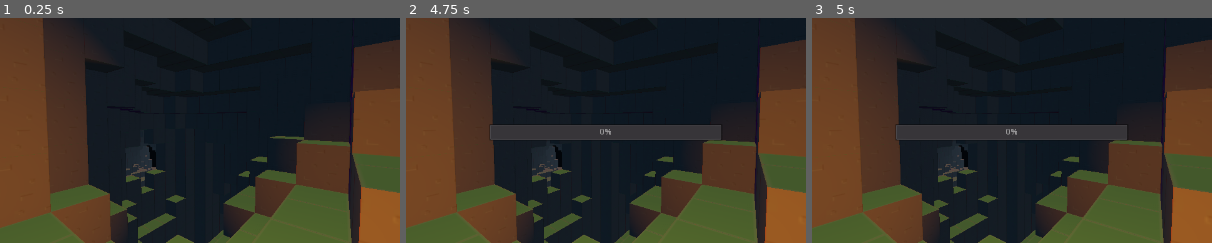
Above: before the commit, frames 1-3 (left to right).
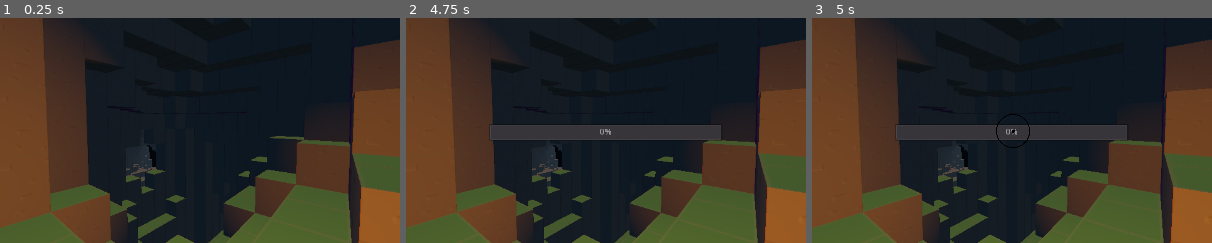
Above: after the commit, the same moments.

Repository: ThomBogers/blocks
Game: Godot game, scene res://scenes/Menu.tscn
The game is run twice, just before and just after one commit, with the same random seed, the same clock (stepped at 60 frames per second) and the same inputs.
Inputs (mouse positions are % of the whole screen's width and height, from its top left):
- Up to frame 1 (0.25 s): no input
- Up to frame 2 (4.75 s): click (86, 86) at 0.5 s; click (86, 86) at 1.25 s; tap Enter at 2, 3.5 s; move the mouse to (45, 70) at 2.02 s; press the mouse at (45, 70) at 2.03 s; hold W (game_forward) 2.03-3.53 s; tap Space (game_up) at 2.75, 4.25 s; move the mouse to (80, 65) at 2.77 s; release the mouse at (80, 65) at 2.78 s; right-click (80, 65) at 2.85 s; move the mouse to (20, 35) at 3.52 s; hold E (game_godmode) 3.53-4.28 s; hold A (game_left) from 3.53 s (still down); move the mouse to (55, 50) at 4.27 s; tap F (toggle_light) at 4.35 s
- Up to frame 3 (5 s): keep holding A (game_left)
The pictures show only the part of the screen within x 25-75%, y 25-75%; the shares and areas given below are measured in that part.

Frames 1-2 are identical in both runs. In frame 3, 0.1% of the frame differs, in the area x 46-55%, y 42-58%.

Commit message:
Remove unused collision shape, move hit detection
 - hit detection starts at world scene now, fixing editing on chunk edge
 - relates to #2

Diff:
--- a/scenes/Chunk.tscn
+++ b/scenes/Chunk.tscn
@@ -10,8 +10,6 @@
 script = ExtResource( 1 )
 material = ExtResource( 2 )
 
-[node name="CollisionShape" type="CollisionShape" parent="."]
-
-[node name="MeshInstance" type="MeshInstance" parent="CollisionShape"]
+[node name="MeshInstance" type="MeshInstance" parent="."]
 mesh = SubResource( 1 )
 material/0 = null
--- a/src/player/Player.gd
+++ b/src/player/Player.gd
@@ -44,7 +44,7 @@
 
 	logMessage("started")
 	started = true
-	_setWalkMode()
+	# _setWalkMode()
 
 func _setWalkMode():
 	logMessage("switching to walk mode")
--- a/src/util/constants.gd
+++ b/src/util/constants.gd
@@ -1,3 +1,3 @@
 const CUBESIZE    = 16
 const CHUNKSIZE   = Vector3(16, 32, 16)
-const WORLDRADIUS = 3
+const WORLDSIZE = Vector3(2, 2, 2)
--- a/src/world/Chunk.gd
+++ b/src/world/Chunk.gd
@@ -3,7 +3,6 @@
 var this = null
 
 var meshInstance = null
-var collInstance = null
 
 export(Material) var material
 
@@ -65,12 +64,11 @@
 	chunksize = CONSTANTS.CHUNKSIZE
 
 	chunkId = id
-	chunkoffset = Vector3(offset.x*chunksize.x*cubesize, 0, offset.z*chunksize.z*cubesize)
+	chunkoffset = Vector3(offset.x*chunksize.x*cubesize, offset.y*chunksize.y*cubesize, offset.z*chunksize.z*cubesize)
 	this = get_node(".")
 	this.translate(chunkoffset)
 
-	meshInstance = get_node("CollisionShape/MeshInstance")
-	collInstance = get_node("CollisionShape")
+	meshInstance = get_node("MeshInstance")
 	worldseed = _worldseed
 
 func hit(collision, type, origin):
@@ -93,13 +91,13 @@
 
 	logMessage("collision, X: " + str(x_pos) + " Z: " + str(z_pos) + " Y: " + str(y_pos) )
 
-	if x_pos > chunk.size()-1:
+	if x_pos > chunk.size()-1 || x_pos < 0:
 		logMessage("collision, out of x_pos range")
 		return
-	if z_pos > chunk[x_pos].size()-1:
+	if z_pos > chunk[x_pos].size()-1 || z_pos < 0:
 		logMessage("collision, out of z_pos range")
 		return
-	if y_pos > chunk[x_pos][z_pos].size()-1:
+	if y_pos > chunk[x_pos][z_pos].size()-1 || y_pos < 0:
 		logMessage("collision, out of y_pos range")
 		return
 
@@ -248,7 +246,6 @@
 	surfTool.index()
 	surfTool.commit(mesh)
 
-	# meshInstance.set_material_override(material)
 	meshInstance.set_mesh(mesh)
 
 	# Remove old collision mesh if present
--- a/src/world/World.gd
+++ b/src/world/World.gd
@@ -27,7 +27,7 @@
 	add_child(_timer)
 
 	_timer.connect("timeout", self, "_on_Timer_timeout")
-	_timer.set_wait_time(1.0)
+	_timer.set_wait_time(.2)
 	_timer.set_one_shot(false) # Make sure it loops
 	_timer.start()
 
@@ -41,14 +41,21 @@
 	_draw_surround()
 	pass
 
+func hit(collision, type, origin):
+
+	logMessage("collision, info " + str(collision))
+	for key in chunk_dict.keys():
+		var chunk = chunk_dict.get(key)
+		chunk.hit(collision, type, origin)
+
 func _draw_surround():
 	var _worldseed = randi()
 	var current_chunk = _get_player_chunk_loc()
 	var id = 0
 
-	for x in range(-CONSTANTS.WORLDRADIUS, CONSTANTS.WORLDRADIUS):
-		for z in range(-CONSTANTS.WORLDRADIUS, CONSTANTS.WORLDRADIUS):
-			for y in range(0,1):
+	for x in range(0, CONSTANTS.WORLDSIZE.x):
+		for z in range(0, CONSTANTS.WORLDSIZE.z):
+			for y in range(0,CONSTANTS.WORLDSIZE.y):
 				var key = str(current_chunk.x+x)+":"+str(current_chunk.y+y)+":"+str(current_chunk.z+z)
 				if not chunk_dict.has(key):
 					var offset = Vector3(current_chunk.x+x, current_chunk.y+y, current_chunk.z+z)
@@ -81,7 +88,6 @@
 	return [initialized, chunk_dict.size()]
 
 func _on_Timer_timeout():
-
 	var clean_run = true
 
 	for key in chunk_dict.keys():
@@ -91,6 +97,7 @@
 			clean_run = false
 
 		if not chunk.clean:
+			logMessage("chunk: " + str(key) + " not clean")
 			clean_run = false
 			var thread = threadpool.get_thread()
 			if(thread == null):
